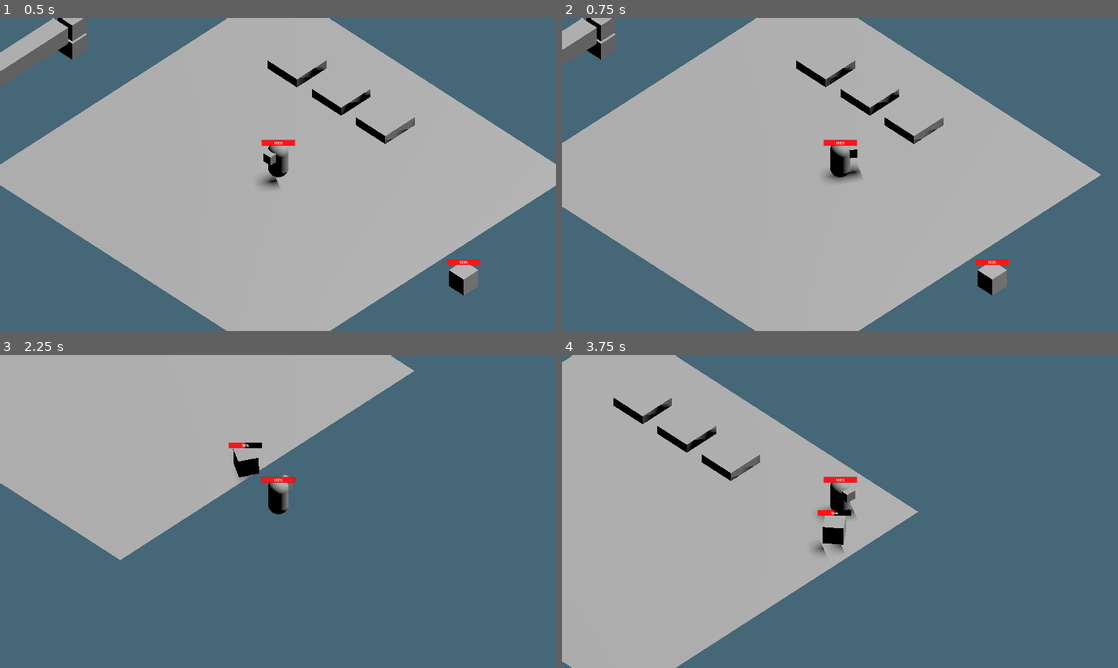
Above: before the commit, frames 1-4 (two rows, left to right).
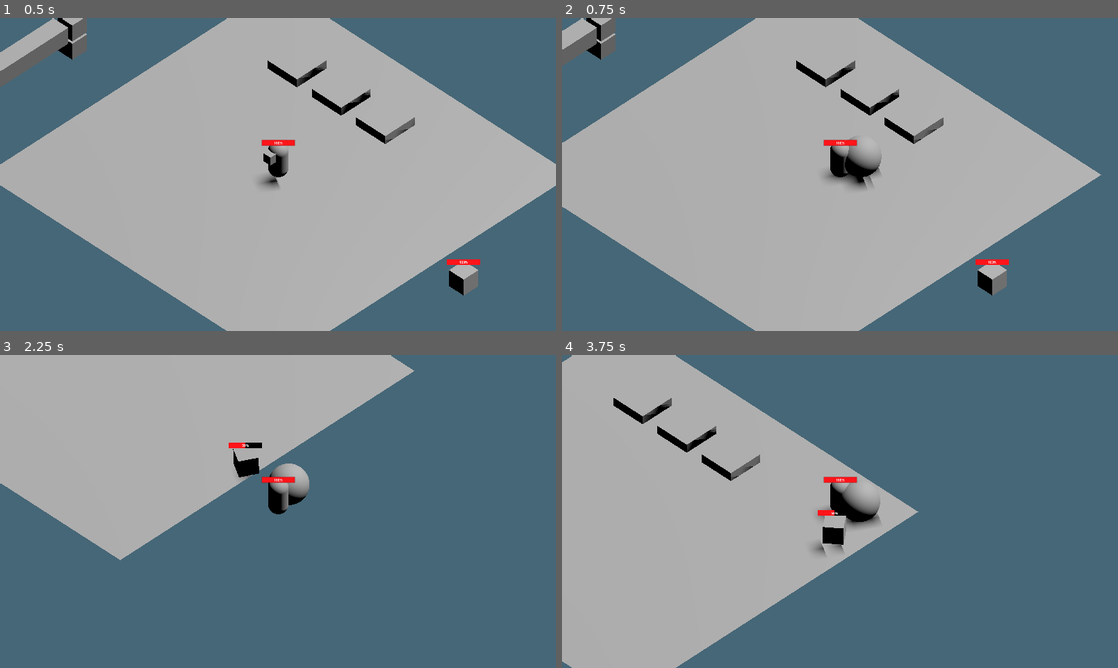
Above: after the commit, the same moments.

Repository: Scrawach/cybertale
Game: Godot game, scene res://root.tscn
Two runs of this game, one before a commit and one after it. Both use one fixed random seed, a clock stepped at 60 frames per second and the inputs below.
Inputs (mouse positions are in pixels of both pictures, inside the frame that each line leads up to):
- Up to frame 1 (0.5 s): no input
- Up to frame 2 (0.75 s): tap Enter at 0.5 s; move the mouse to (962, 158) at 0.52 s; hold D (move_right) from 0.53 s (still down); click (962, 158) at 0.6 s
- Up to frame 3 (2.25 s): move the mouse to (166, 527) at 1.27 s; release D (move_right) at 1.28 s; hold S (move_backward) 1.28-2.03 s; tap Space (dash) at 1.35 s; move the mouse to (333, 442) at 2.02 s; hold D (move_right) from 2.03 s (still down); click (333, 442) at 2.1 s
- Up to frame 4 (3.75 s): move the mouse to (812, 574) at 2.77 s; release D (move_right) at 2.78 s; hold W (move_forward) 2.78-3.53 s; tap Space (dash) at 2.85 s; move the mouse to (1006, 558) at 3.52 s; hold A (move_left) from 3.53 s (still down); click (1006, 558) at 3.6 s

Frame 1 is identical in both runs. In frame 2, 0.6% of the frame differs, in the area x 50-58%, y 37-55%; in frame 3, 0.5%; in frame 4, 0.6%.

Commit message:
fix: a little bit increase active attack timer

Diff:
--- a/src/gameplay/hero/hero.gd
+++ b/src/gameplay/hero/hero.gd
@@ -55,7 +55,7 @@
 	$HurtBox/MeshInstance3D.visible = true
 	$HurtBox/CollisionShape3D.disabled = false
 	is_attack_processing = true
-	await get_tree().create_timer(0.1).timeout
+	await get_tree().create_timer(0.2).timeout
 	is_attack_processing = false
 	$HurtBox/MeshInstance3D.visible = false
 	$HurtBox/CollisionShape3D.disabled = true
